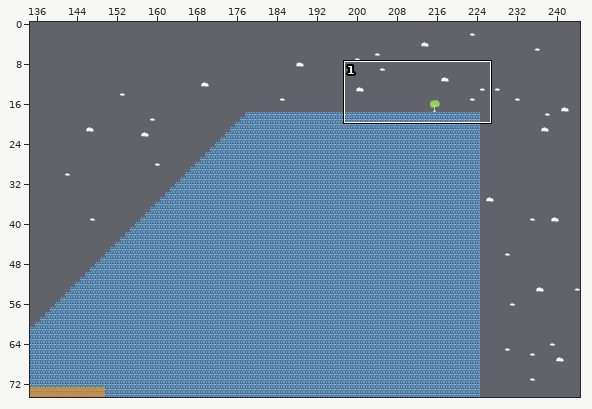
Tiled map, stored at desktop/resources/world.tmx. The picture above shows the old version from afar; the outline marks the close-up.
Close-up. As it was:
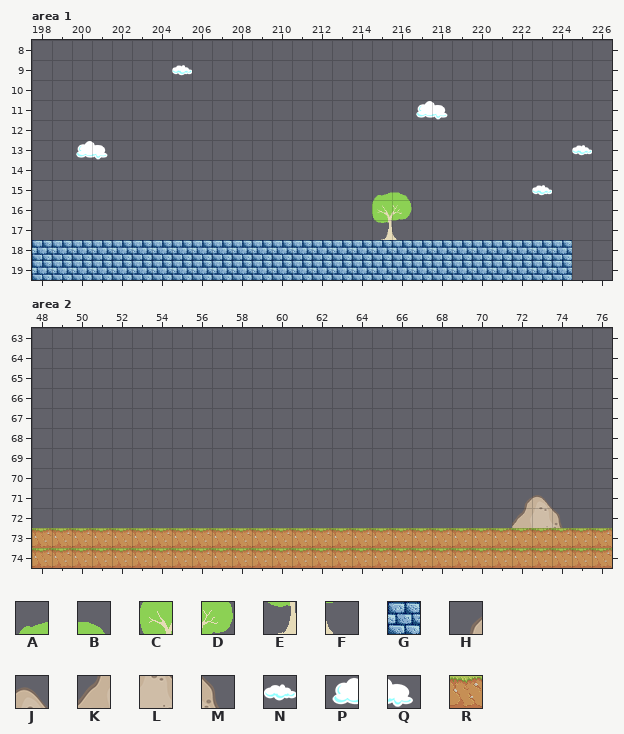
Cells are 32x32 px. Shown: area 1 x 198..226, y 8..19; area 2 x 48..76, y 63..74. The commit also changed other parts of the map, which this record leaves out. Tiles whose own drawing changed are shown in their newer look in all pictures.
Key: from "tile-map": A 65, B 66, C 81, D 82, E 97, F 98, G 119; from "tile-set": H 5, J 6, K 13, L 14, M 15, N 37, P 40, Q 41, R 56.
_ is an empty cell.
Layer "background" before, area 1, first column x 198:
 8 _____________________________
 9 _______N_____________________
10 _____________________________
11 ___________________PQ________
12 _____________________________
13 __PQ_______________________N_
14 _____________________________
15 _________________AB______N___
16 _________________CD__________
17 _________________EF__________
18 _____________________________
19 _____________________________
Layer "walls" before, area 1, first column x 198:
 8 _____________________________
 9 _____________________________
10 _____________________________
11 _____________________________
12 _____________________________
13 _____________________________
14 _____________________________
15 _____________________________
16 _____________________________
17 _____________________________
18 GGGGGGGGGGGGGGGGGGGGGGGGGGG__
19 GGGGGGGGGGGGGGGGGGGGGGGGGGG__
Layer "walls" before, area 2, first column x 48:
63 _____________________________
64 _____________________________
65 _____________________________
66 _____________________________
67 _____________________________
68 _____________________________
69 _____________________________
70 _____________________________
71 _____________________________
72 _____________________________
73 RRRRRRRRRRRRRRRRRRRRRRRRRRRRR
74 RRRRRRRRRRRRRRRRRRRRRRRRRRRRR
The result:
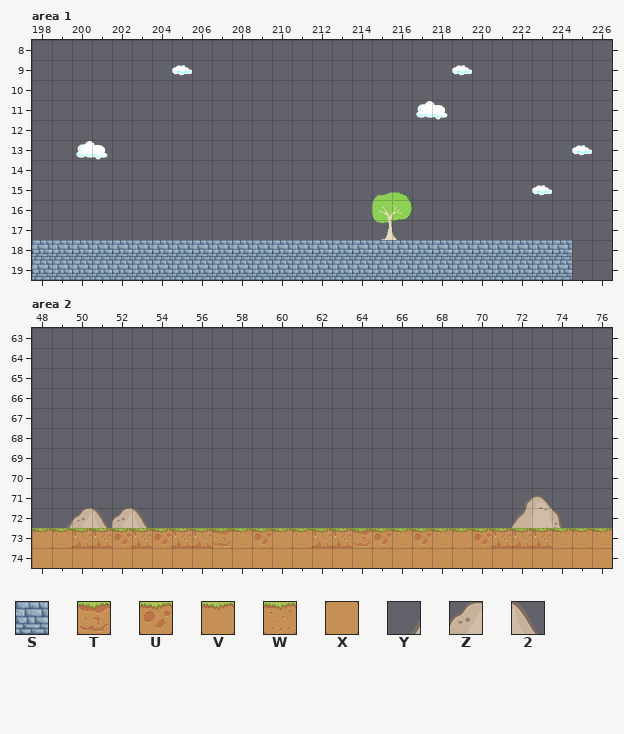
Further tiles: from "tile-map": S 120, T 129, U 130, V 131, W 132, X 147; from "tile-set": Y 28, Z 29, 2 30.
Changes in this commit:
Changed rows in their new state; . is an unchanged cell.
Layer "background", area 1:
first column x 219:
 9 N
Layer "walls", area 1:
first column x 198:
18 SSSSSSSSSSSSSSSSSSSSSSSSSSS
19 SSSSSSSSSSSSSSSSSSSSSSSSSSS
Layer "background", area 2:
first column x 49:
72 YZ2Z2
Layer "walls", area 2:
first column x 48:
73 VW..U.U..TWUVW..TUWUWVU...WWW
74 XXXXXXXXXXXXXXXXXXXXXXXXXXXXX
